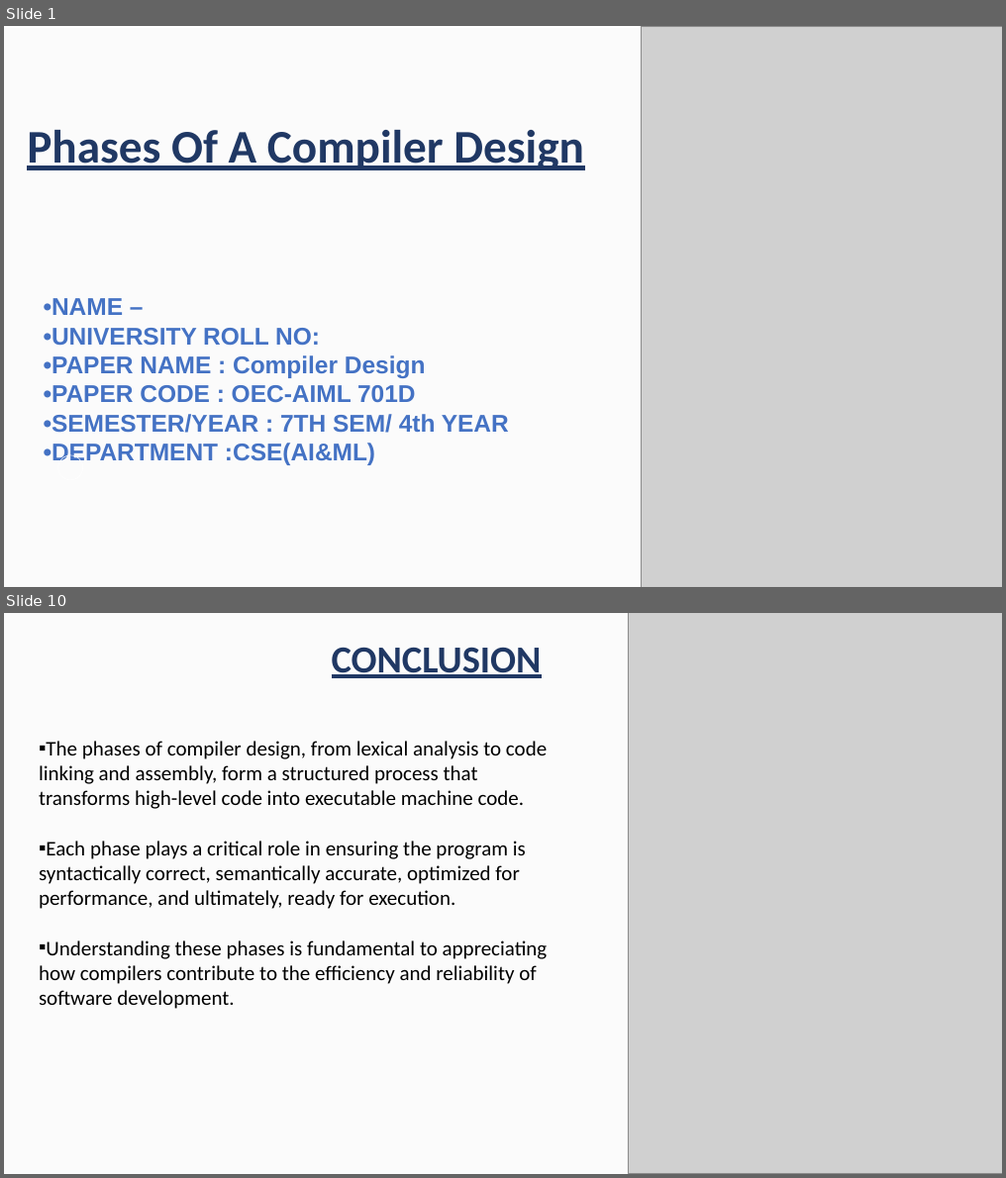
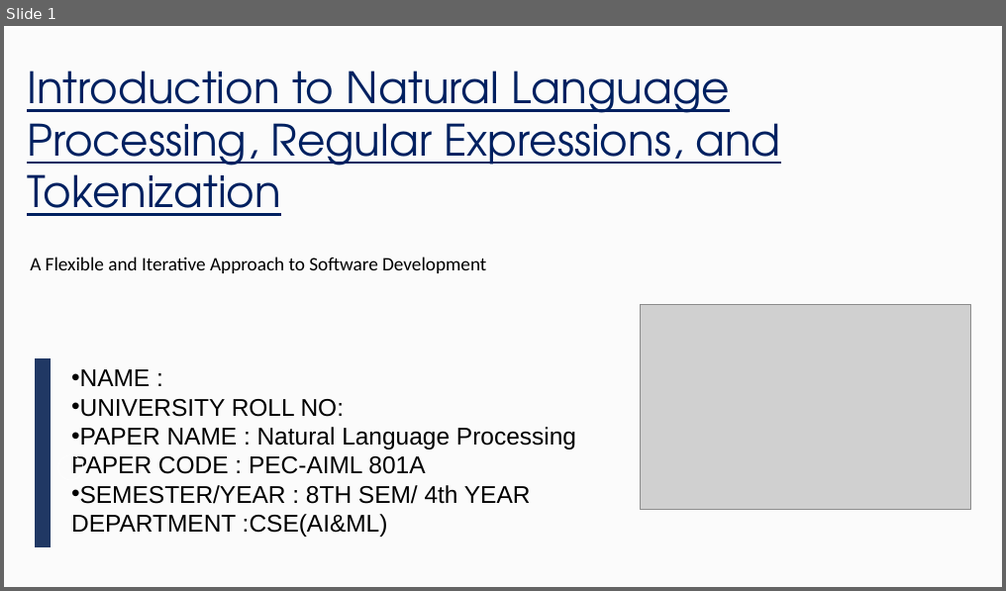
Before and after one commit to aditya2027krml/Undergraduate-CSE-AI-ML-Presentations-and-Reports-of-College, a slide deck: 4th Year/Presentations/34230821034.pptx. Shown one above the other, each under a label of ours: slides 1 and 10 before the commit, slide 1 after it; the slides between them are not shown. The pictures are 1006x1178 and 1006x591 pixels, drawn with LibreOffice and Linux fonts; fonts in the diff are those of the drawing; grey boxes stand for pictures; background and template pictures are left out. Boxes give left, top, right and bottom in pixels: in the first picture for what was removed or moved away, otherwise in the second. Text is boxed around its words. In the diff, an @@ line names an element or a change of style, - is before the commit and + after.

Commit message:
Add files via upload
Introduction to Natural Language Processing, Regular Expressions, and Tokenization

```diff
--- a/4th Year/Presentations/34230821034.pptx
+++ b/4th Year/Presentations/34230821034.pptx
@@ slide 10 removed at <box>4,613,1002,1174</box>, background picture (left out) @@
@@ rectangle removed at <box>4,613,1002,1173</box> @@
@@ picture removed at <box>628,613,1002,1173</box> @@
@@ text removed at <box>332,647,542,678</box> @@
-CONCLUSION
@@ text removed at <box>39,741,548,1009</box> @@
-▪ The phases of compiler design, from lexical analysis to code linking and assembly, form a structured process that transforms high-level code into executable machine code.
-▪ Each phase plays a critical role in ensuring the program is syntactically correct, semantically accurate, optimized for performance, and ultimately, ready for execution.
-▪ Understanding these phases is fundamental to appreciating how compilers contribute to the efficiency and reliability of software development.
@@ slide 1 changed as well @@
@@ picture removed at <box>641,26,1002,587</box> @@
@@ text at <box>27,71,781,216</box>: text changed; size 54 to 50 pt; font Calibri to TeX Gyre Adventor; text colour #203864 to #002060; bold off @@
-Phases Of A Compiler Design
+Introduction to Natural Language Processing, Regular Expressions, and Tokenization
@@ text added at <box>30,257,486,274</box>, 22 pt, text #000000 @@
+A Flexible and Iterative Approach to Software Development
@@ picture added at <box>640,305,970,509</box> @@
@@ freeform shape added at <box>35,359,51,548</box>, fill #203864 @@
@@ text at <box>71,370,576,537</box>: text changed; text colour #4472C4 to #000000; bold off @@
-•NAME –
-•UNIVERSITY ROLL NO:
-•PAPER NAME : Compiler Design
-•PAPER CODE : OEC-AIML 701D
-•SEMESTER/YEAR : 7TH SEM/ 4th YEAR •DEPARTMENT :CSE(AI&ML)
+• NAME :
+• UNIVERSITY ROLL NO:
+• PAPER NAME : Natural Language Processing PAPER CODE : PEC-AIML 801A
+• SEMESTER/YEAR : 8TH SEM/ 4th YEAR DEPARTMENT :CSE(AI&ML)
```
Also in this commit, not shown: 1 other slide changed, 9 slides added, 8 other slides removed.
